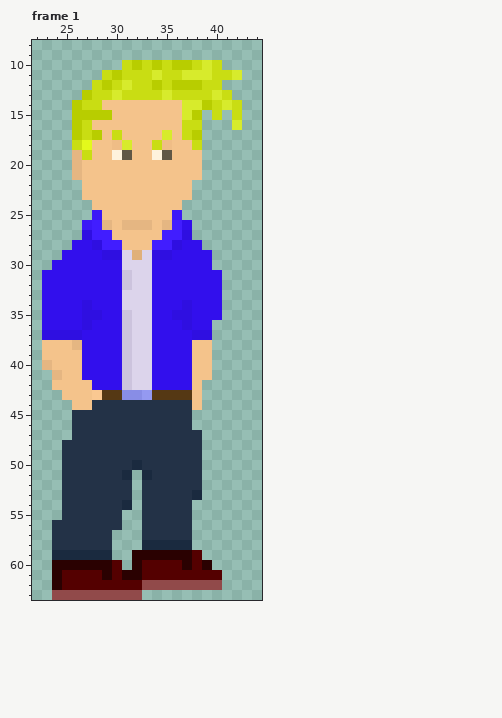
Pixel-art file -- Assets/art/MainCharacters/Liam/ATTEMPT3/liamRAngry.aseprite. Above, as it was before the edit.
64x64 pixels, 2 frames. Pixels under 10% opacity are left out. Colours within 5 levels of each other are drawn and written as one. Shown: frame 1: x 22..44, y 8..63. The commit also changed other frames, which this record leaves out.
After:
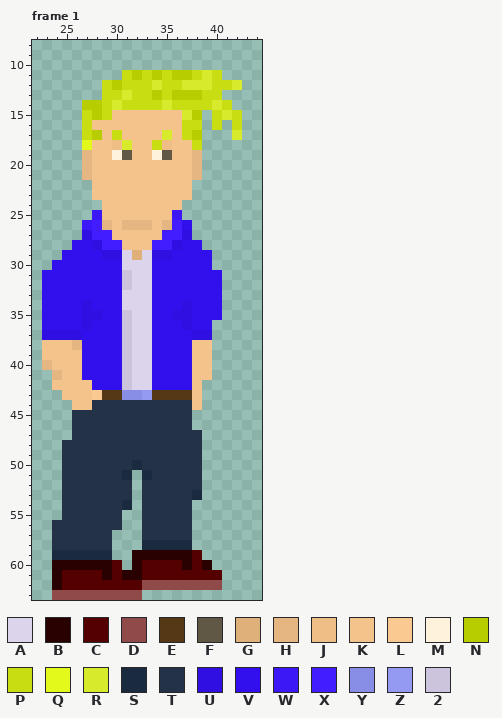
Palette (. is transparent): A #dcd4eb  B #2a0101  C #540000  D #914a4a  E #553814  F #605745  G #e0b07a  H #e5b682  J #efbd86  K #f4c38b  L #fac891  M #fef2dc  N #b8cd00  P #c9dd13  Q #e3f91c  R #d7eb2c  S #1a2a3f  T #233247  U #2f0fe1  V #320fed  W #3c18f7  X #411dff  Y #888de6  Z #9499f1  2 #ccc3dd
The edit:
--- frame 1
@@ x 22..44 @@
  9 .......................
-10 .........PNPNPNNPRP....
-11 .......PNPPPRPPRRRPPR..
-12 ......PNPRPPNPNNNPP....
-13 .....NPPRPPPPRPPPPRP...
-14 ....NPPKKKKKKKKRRNPRP..
-15 ....NNNNKKKKKKKRN.P.P..
-16 ....NPKKKKKKKKKPP...R..
-17 ....NPNKPKKKKRKPN......
-18 ....PQKKJRKKPJKKP......
-19 ....HPKKMFKKMFKKK......
-20 ....HKKKKKKKKKKKK......
-21 ....HKKKKKKKKKKKK......
-22 .....KKKKKKKKKKK.......
-23 .....KKKKKKKKKKK.......
-24 ......KKKKKKKKK........
+10 .......................
+11 .........PNPNPNNPRP....
+12 .......PNPPPRPPRRRPPR..
+13 .......PPRPPNPNNNPP....
+14 .....NNPRPPPPRPPPPRP...
+15 .....PNPKKKKKKKRN.PRP..
+16 .....PKKKKKKKKKPP.P.P..
+17 .....PNKPKKKKRKPN...R..
+18 .....QKKJRKKPJKKP......
+19 .....HKKMFKKMFKKH......
+20 .....HKKKKKKKKKKH......
+21 .....HKKKKKKKKKKH......
+22 ......KKKKKKKKKK.......
+23 ......KKKKKKKKKK.......
+24 .......KKKKKKKK........
 25 ......WKKKKKKKW........
Pixel boxes of the changes (left, top, right, bottom) in both pictures:
changed: (72, 60, 242, 210)
